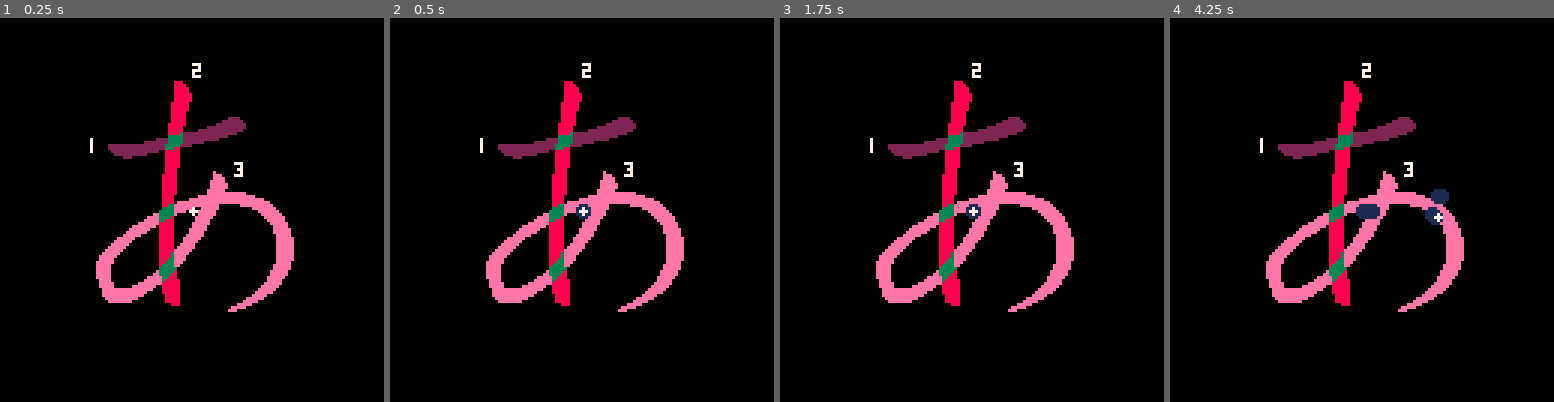
Above: before the commit, frames 1-4 (left to right).
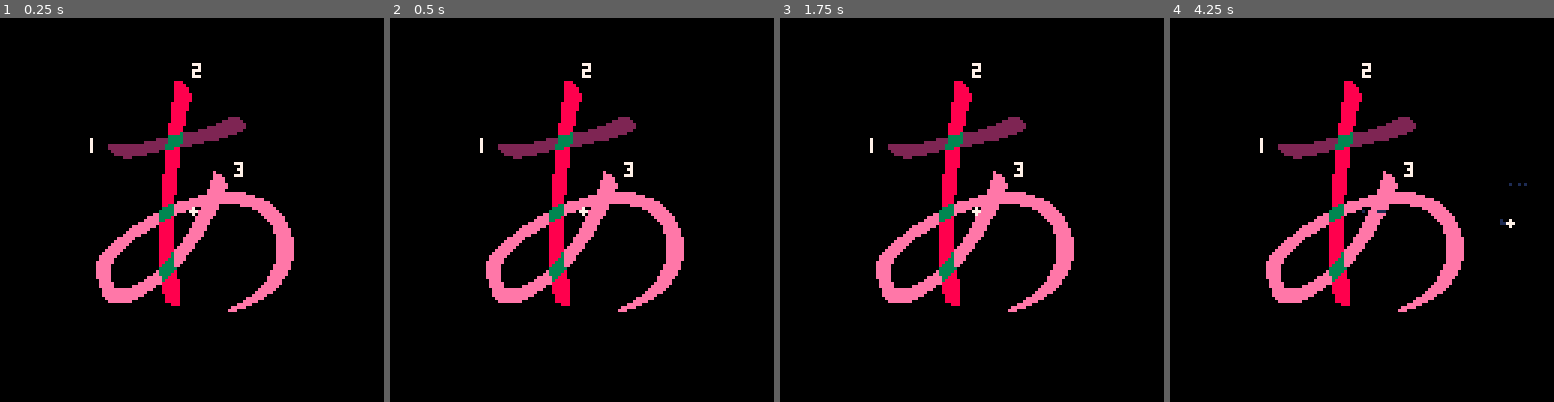
Above: after the commit, the same moments.

Repository: SestrenExsis/KanaPractice
Game: PICO-8 cartridge kana_practice.p8
Two runs of this game, one before a commit and one after it. Both use one fixed random seed, a clock stepped at 60 frames per second and the inputs below.
Inputs:
- Up to frame 1 (0.25 s): no input
- Up to frame 2 (0.5 s): tap X (X key) at 0.33 s
- Up to frame 3 (1.75 s): tap X (X key) at 1.07 s; hold Right from 1.6 s (still down)
- Up to frame 4 (4.25 s): tap X (X key) at 1.85, 2.97, 4.08 s; release Right at 2.1 s; hold Up 2.15-2.42 s; hold Right 2.47-3.03 s; hold Left 3.08-3.58 s; hold Down 3.63-3.97 s; hold Right from 4.02 s (still down)

Frame 1 is identical in both runs. In frame 2, 0.1% of the frame differs, in the area x 48-53%, y 48-53%; in frame 3, 0.1%; in frame 4, 0.6%, in the area x 48-93%, y 42-55%.

Commit message:
Add ink pooling and paper pull

Diff:
--- a/kana_practice.p8
+++ b/kana_practice.p8
@@ -84,11 +84,29 @@
 	if (_nib_vy~=0) then
 		_nib_py+=_nib_vy
 	end
+	local multi=1.000
+	if (_nib_on) multi=_pull
+	if (_nib_vx~=0) then
+		_nib_px+=multi*_nib_vx
+	end
+	if (_nib_vy~=0) then
+		_nib_py+=multi*_nib_vy
+	end
+	-- update ink effects
 	if _nib_on then
+		_nib_sz+=_pool
+	else
+		_nib_sz-=_pool
+	end
+	_nib_sz=mid(0,_nib_sz,_maxr)
+	if _nib_sz>0 then
 		id=128*flr(_nib_py)
 		id+=flr(_nib_px)
-		if (_ink[id]==nil) _ink[id]=2
-		_ink[id]=max(_ink[id],2)
+		if _ink[id]==nil then
+			_ink[id]=_nib_sz
+		elseif _ink[id]<_nib_sz then
+			_ink[id]=_nib_sz
+		end
 	end
 end
 
